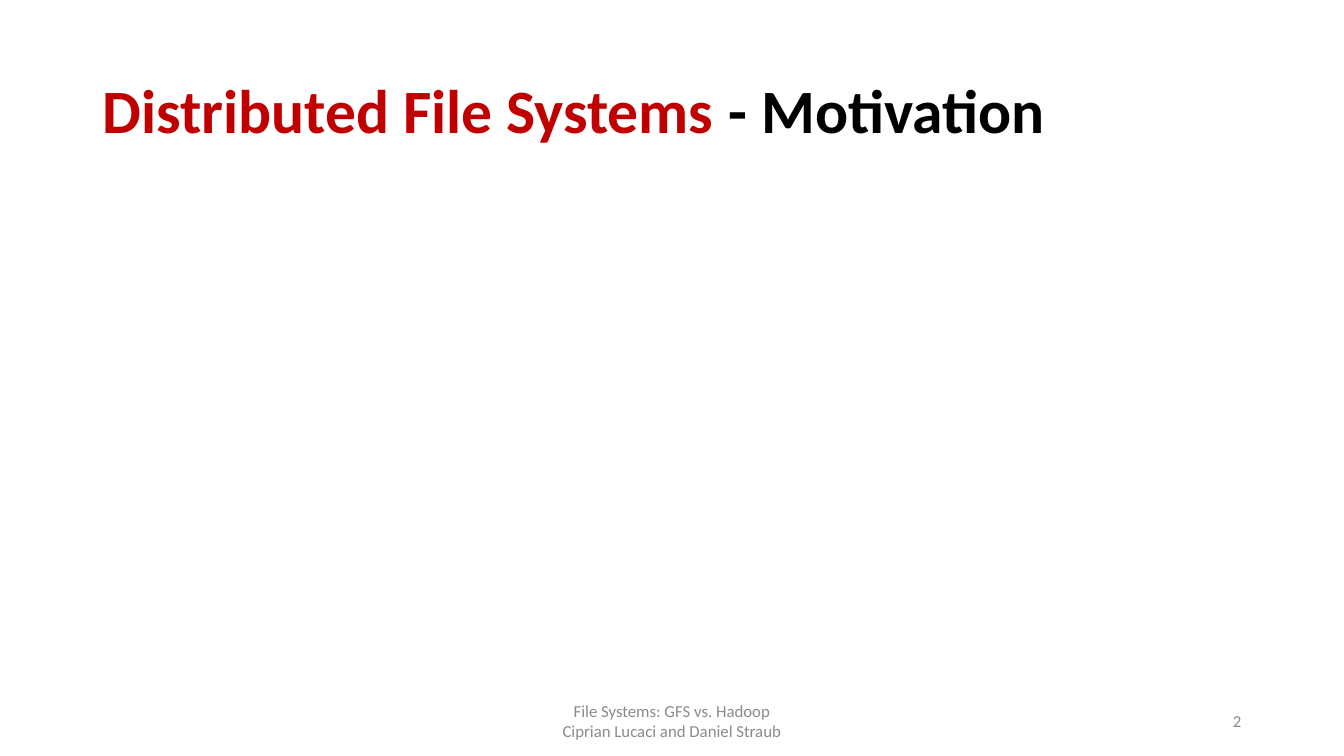
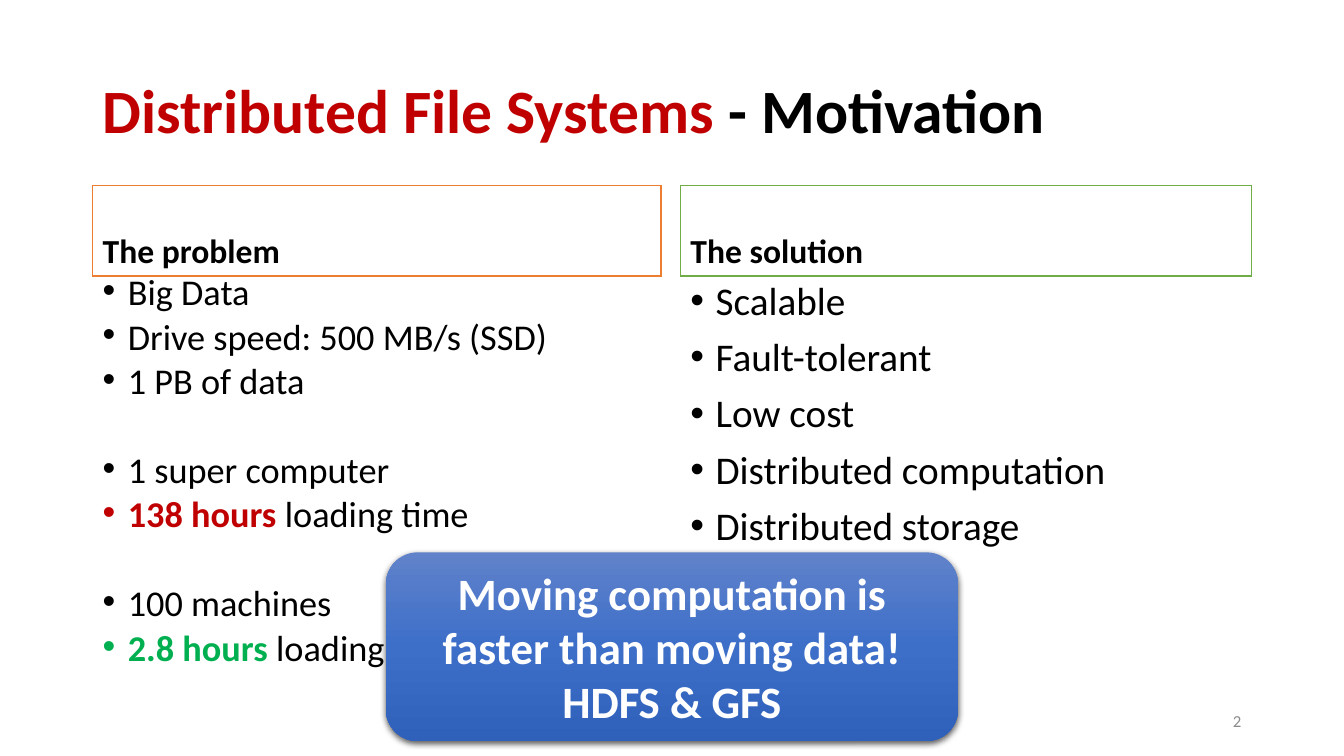
Before and after one commit to cipri7329/ss15-seminar, a slide deck: slide 2 of Presentation/DistributedFileSystems.pptx. Drawn at 1344x756 pixels with LibreOffice and Linux fonts; fonts in the diff are those of the drawing; background and template pictures are left out. Boxes give left, top, right and bottom in pixels: in the first picture for what was removed or moved away, otherwise in the second. Text is boxed around its words. In the diff, an @@ line names an element or a change of style, - is before the commit and + after.

```diff
--- a/Presentation/DistributedFileSystems.pptx
+++ b/Presentation/DistributedFileSystems.pptx
@@ text added at box(93, 186, 661, 276), fill #FFFFFF, outline #ED7D31 1 pt, 24 pt, text #000000, bold @@
+The problem
@@ text added at box(681, 186, 1252, 276), fill #FFFFFF, outline #70AD47 1 pt, 24 pt, text #000000, bold @@
+The solution
@@ text added at box(128, 275, 547, 668), 25.9 pt, text #000000 @@
+• Big Data
+• Drive speed: 500 MB/s (SSD)
+• 1 PB of data
+• 1 super computer
+• 138 hours loading time
+• 100 machines
+• 2.8 hours loading time
@@ text added at box(716, 287, 1105, 547), 28 pt, text #000000 @@
+• Scalable
+• Fault-tolerant
+• Low cost
+• Distributed computation
+• Distributed storage
@@ rounded rectangle added at box(386, 553, 958, 741), fill gradient #6183CB to #3E70CA to #3062BB, 32 pt, text #FFFFFF, bold @@
+Moving computation is faster than moving data!
+HDFS & GFS
```
Also in this commit, not shown: 1 other slide changed, 9 other files.
